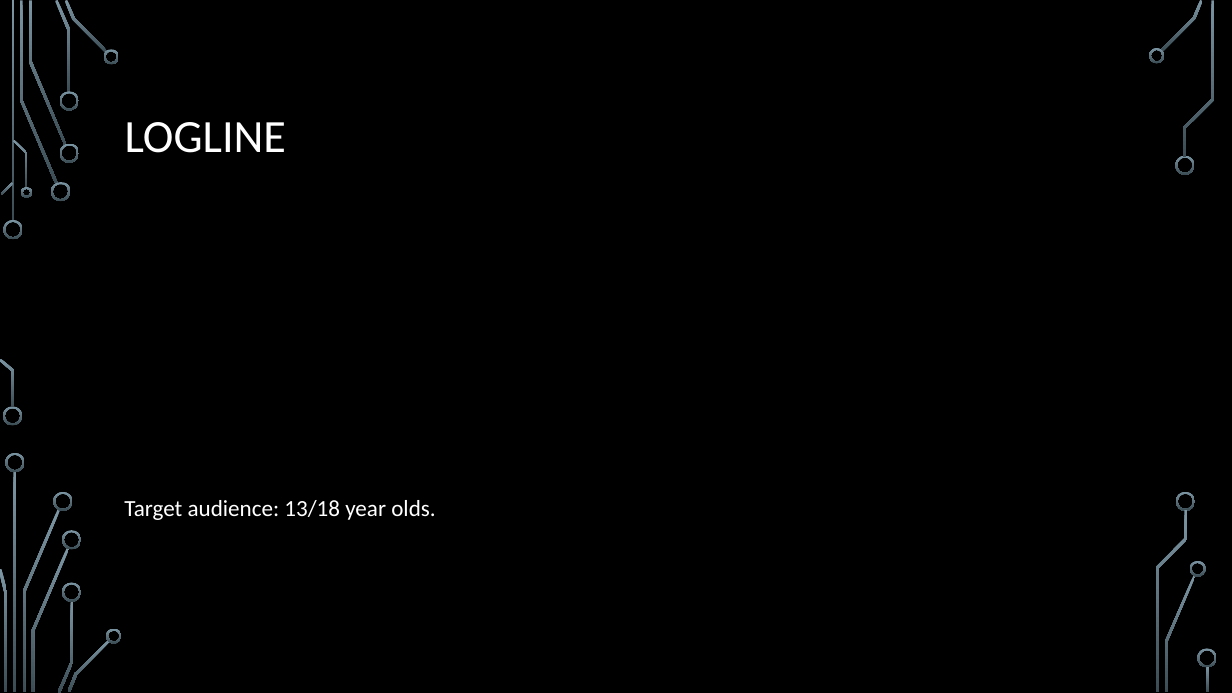
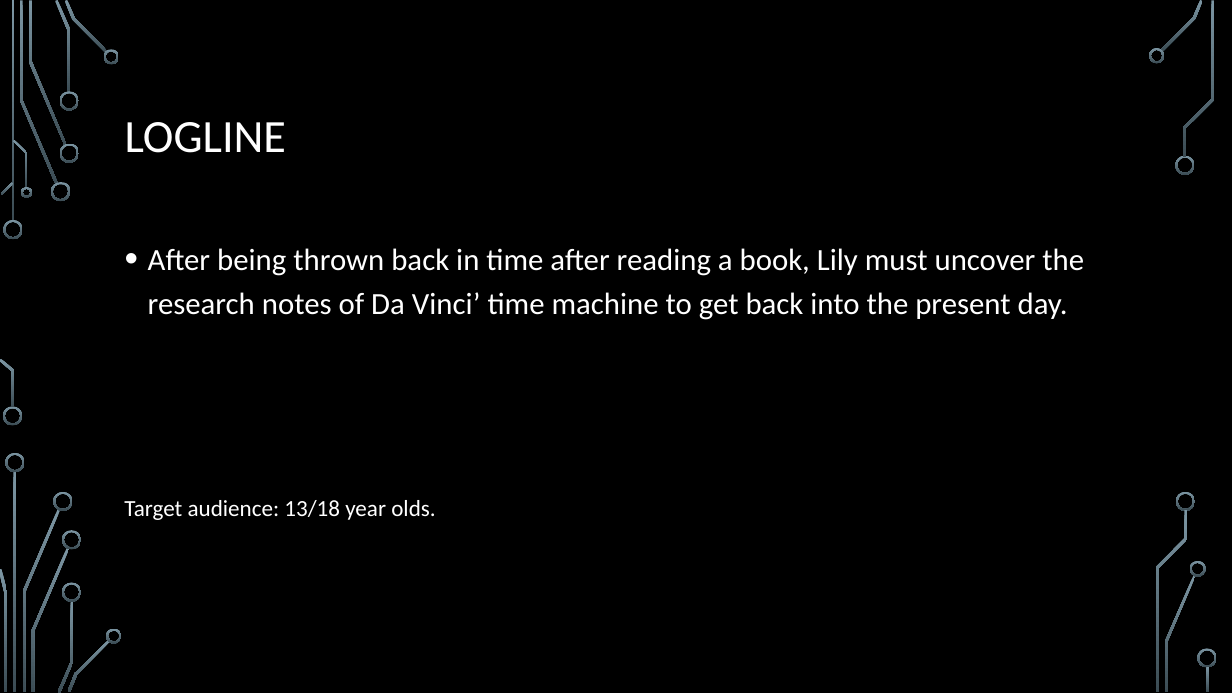
Before and after one commit to UoSGamesGroups/first-semester-l4-5-group-11, a slide deck: slide 2 of Presentations/L4-5-Group 11-First presentation.pptx. Drawn at 1232x693 pixels with LibreOffice and Linux fonts; fonts in the diff are those of the drawing; background and template pictures are left out. Boxes give left, top, right and bottom in pixels: in the first picture for what was removed or moved away, otherwise in the second. Text is boxed around its words. In the diff, an @@ line names an element or a change of style, - is before the commit and + after.

Commit message:
Included a logline

```diff
--- a/Presentations/L4-5-Group 11-First presentation.pptx
+++ b/Presentations/L4-5-Group 11-First presentation.pptx
@@ text added at [148,248,1084,320], 24 pt, text #FFFFFF @@
+• After being thrown back in time after reading a book, Lily must uncover the research notes of Da Vinci’ time machine to get back into the present day.
```
Also in this commit, not shown: 1 slide added.
